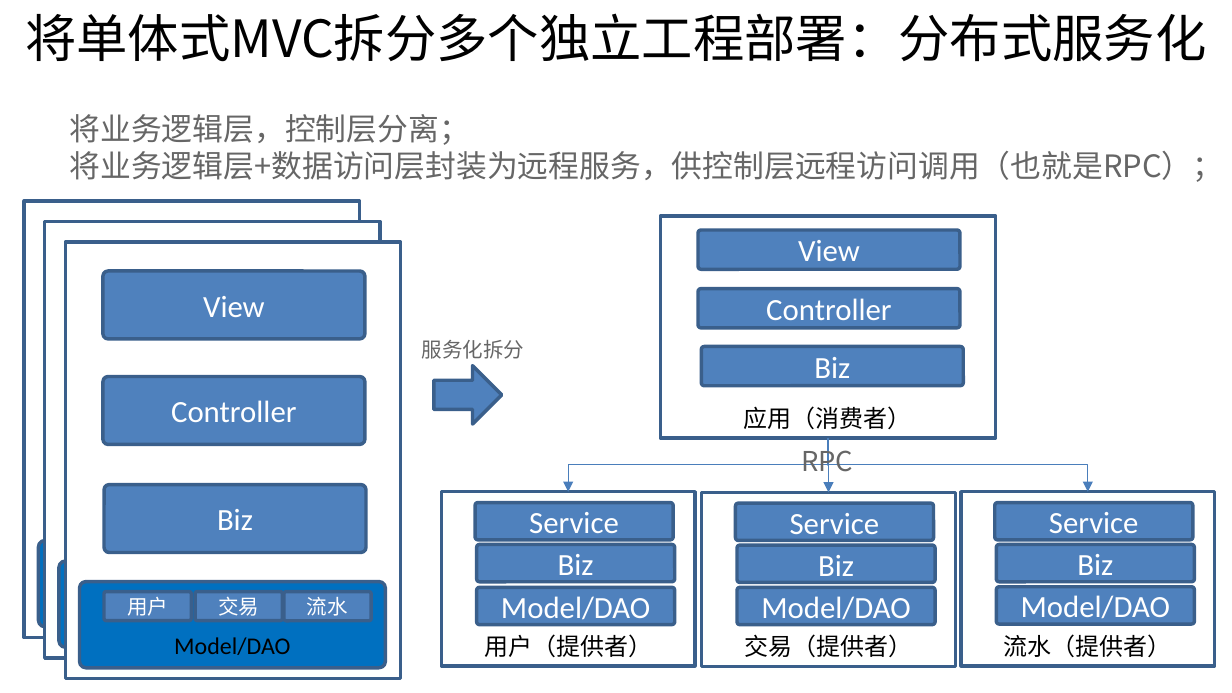
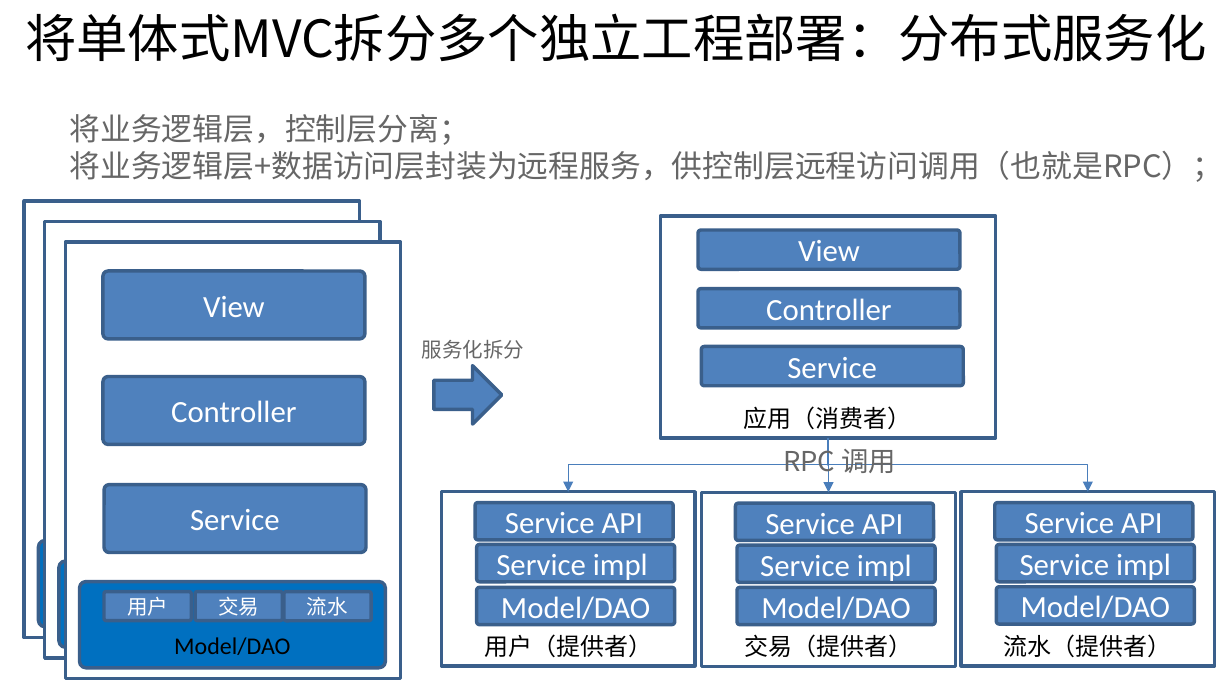
Before and after one commit to shiyunlai/tistools, a slide deck: slide 3 of TIStools.pptx. Drawn at 1232x693 pixels with LibreOffice and Linux fonts; fonts in the diff are those of the drawing. Boxes give left, top, right and bottom in pixels: in the first picture for what was removed or moved away, otherwise in the second. Text is boxed around its words. In the diff, an @@ line names an element or a change of style, - is before the commit and + after.

```diff
--- a/TIStools.pptx
+++ b/TIStools.pptx
@@ text in rounded rectangle at box(787, 357, 877, 386): text changed @@
-Biz
+Service
@@ text at box(783, 443, 896, 478): text changed @@
-RPC
+RPC 调用
@@ text in rounded rectangle at box(190, 509, 280, 530): text changed @@
-Biz
+Service
@@ text in rounded rectangle at box(505, 512, 643, 541): text changed @@
-Service
+Service API
@@ text in rounded rectangle at box(765, 513, 903, 542): text changed @@
-Service
+Service API
@@ text in rounded rectangle at box(1025, 512, 1162, 541): text changed @@
-Service
+Service API
@@ text in rounded rectangle at box(496, 553, 648, 583): text changed @@
-Biz
+Service impl
@@ text in rounded rectangle at box(760, 554, 912, 584): text changed @@
-Biz
+Service impl
@@ text in rounded rectangle at box(1020, 553, 1171, 583): text changed @@
-Biz
+Service impl
```
Also in this commit, not shown: 1 other slide changed, 3 other files.
